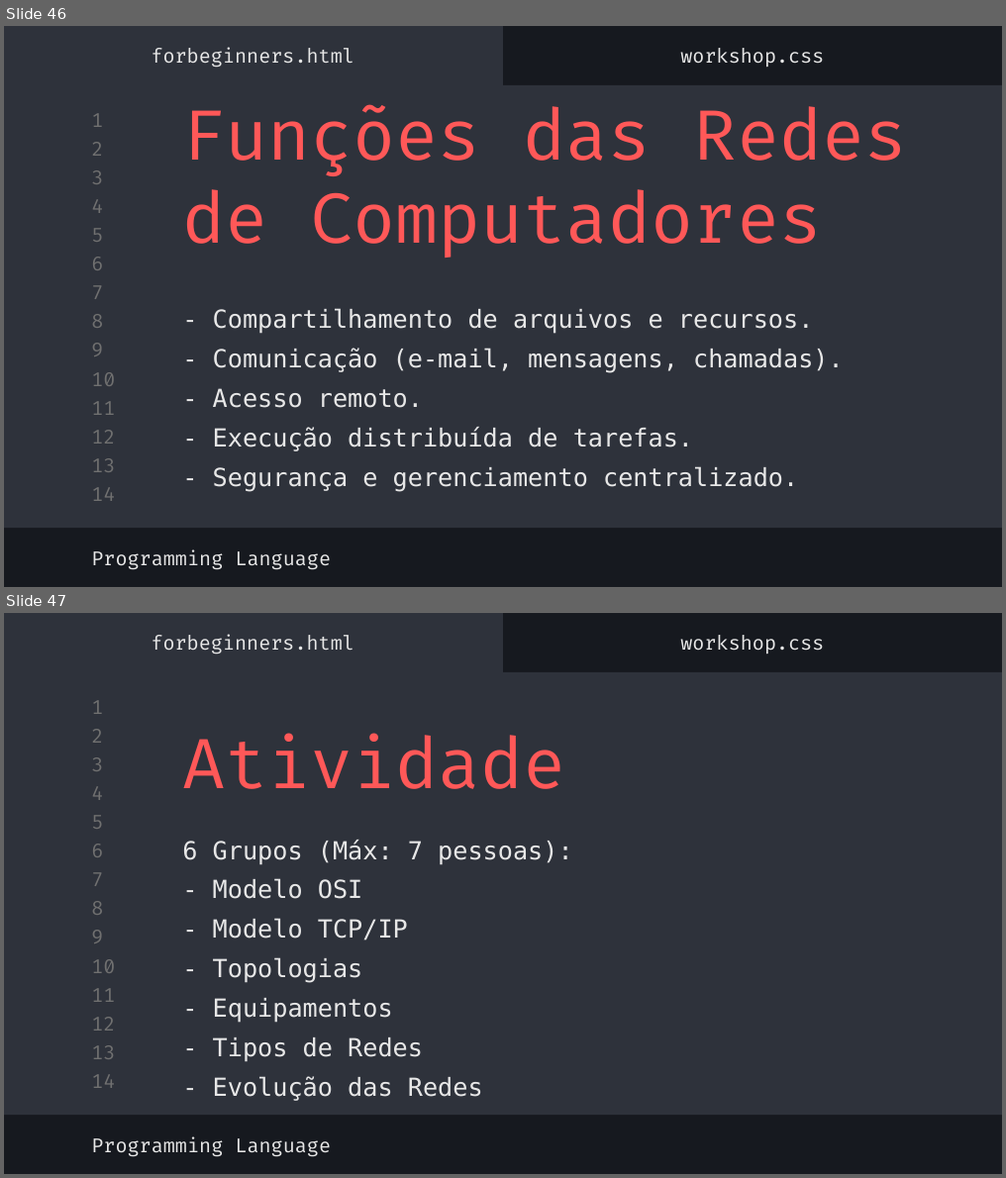
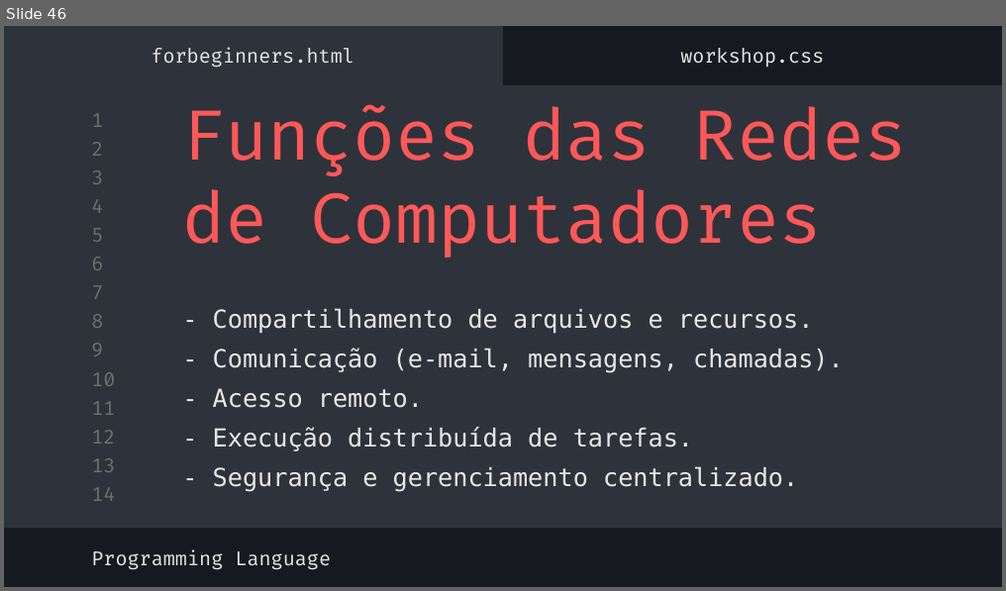
Before and after one commit to MatheusgMoreira/logica_programacao, a slide deck: lógica_de_programação.pptx. Shown one above the other, each under a label of ours: slides 46 and 47 before the commit, slide 46 after it. The pictures are 1006x1178 and 1006x591 pixels, drawn with LibreOffice and Linux fonts; fonts in the diff are those of the drawing. Boxes give left, top, right and bottom in pixels: in the first picture for what was removed or moved away, otherwise in the second. Text is boxed around its words. In the diff, an @@ line names an element or a change of style, - is before the commit and + after.

```diff
--- a/lógica_de_programação.pptx
+++ b/lógica_de_programação.pptx
@@ slide 47 removed at <box>4,613,1002,1174</box>, background #16191F; not listed: 16 template elements that a slide beside it also shows @@
@@ subtitle removed at <box>152,635,354,655</box> @@
-forbeginners.html
@@ subtitle removed at <box>680,635,824,654</box> @@
-workshop.css
@@ title removed at <box>182,733,565,789</box> @@
-Atividade
@@ title removed at <box>182,840,573,1101</box> @@
-6 Grupos (Máx: 7 pessoas):
-- Modelo OSI
-- Modelo TCP/IP
-- Topologias
-- Equipamentos
-- Tipos de Redes
-- Evolução das Redes
@@ subtitle removed at <box>91,1137,331,1157</box> @@
-Programming Language
```
Also in this commit, not shown: 7 slides added.
